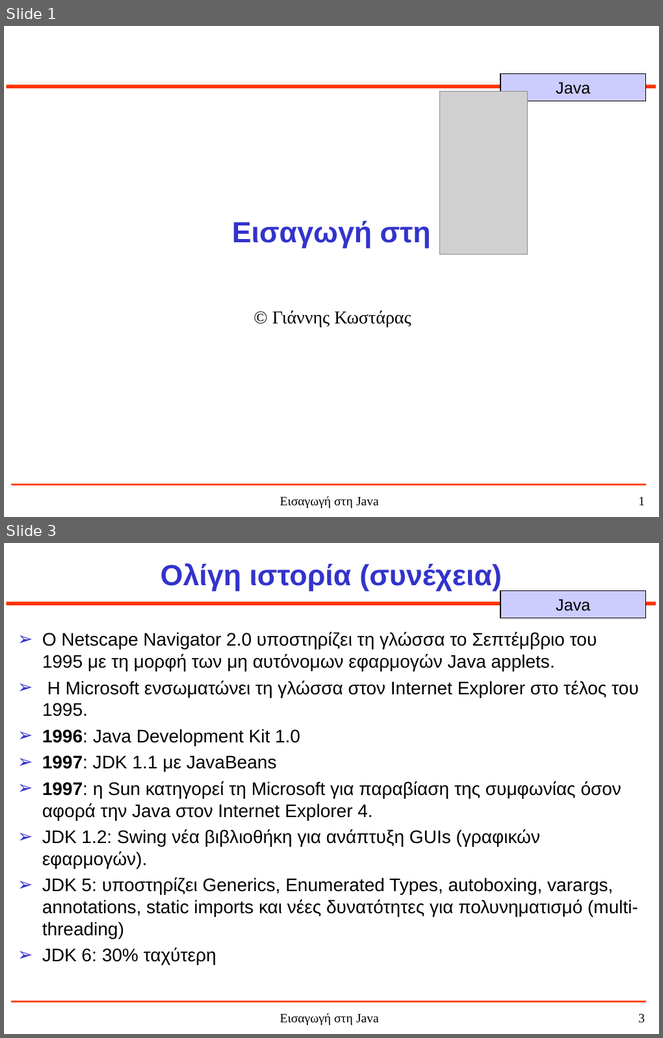
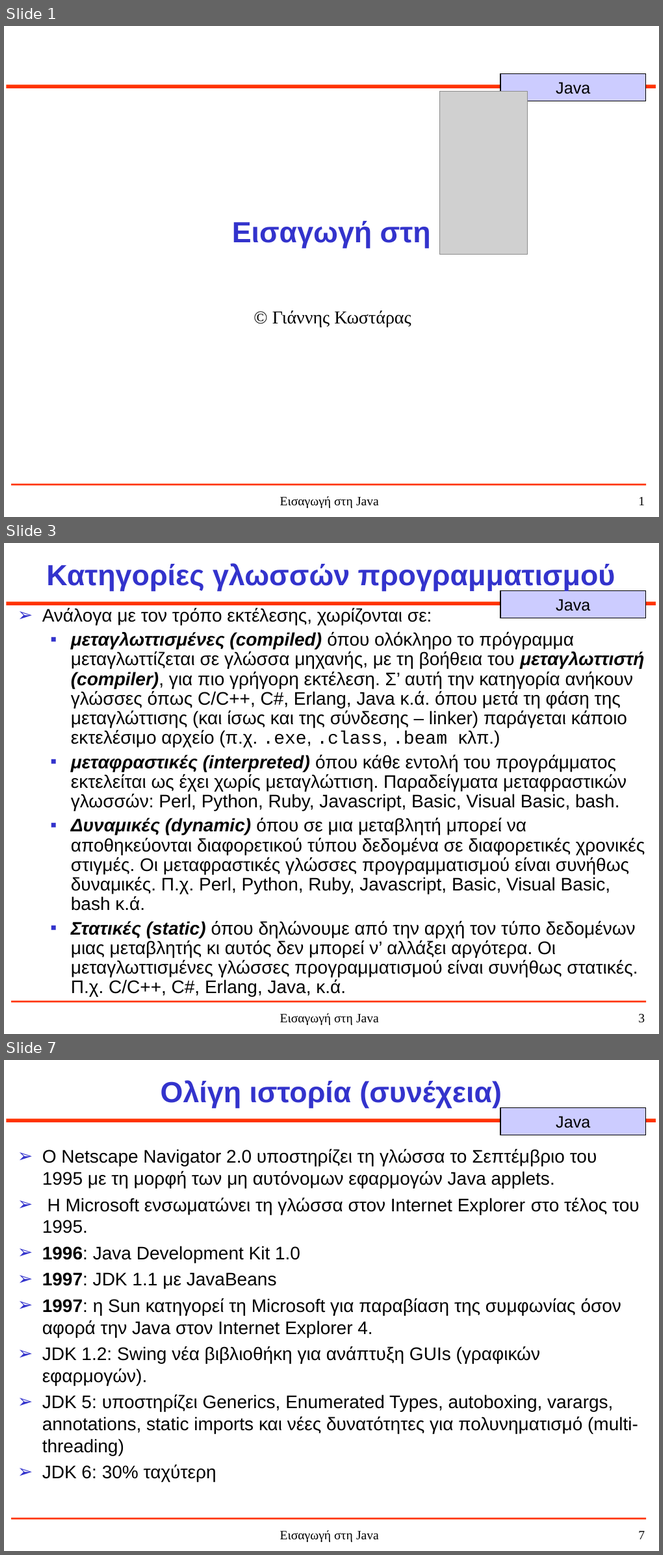
Before and after one commit to jkost/jkost.github.io, a slide deck: Java/slides/1-JavaHistory.ppt. Shown one above the other, each under a label of ours: slides 1 and 3 before the commit, slides 1, 3 and 7 after it; the slides between them are not shown. The pictures are 663x1038 and 663x1555 pixels, drawn with LibreOffice and Linux fonts; fonts in the diff are those of the drawing; grey boxes stand for pictures. Boxes give left, top, right and bottom in pixels: in the first picture for what was removed or moved away, otherwise in the second. Text is boxed around its words. In the diff, an @@ line names an element or a change of style, - is before the commit and + after.

```diff
--- a/Java/slides/1-JavaHistory.ppt
+++ b/Java/slides/1-JavaHistory.ppt
@@ slide 3 added at box(4, 543, 659, 1034), background #FFFFFF; not listed: 5 template elements that a slide beside it also shows @@
@@ title added at box(46, 563, 616, 591), 32 pt, text #3333CC, bold @@
+Κατηγορίες γλωσσών προγραμματισμού
@@ text added at box(42, 608, 645, 997), 20 pt, text #000000 @@
+➢ Ανάλογα με τον τρόπο εκτέλεσης, χωρίζονται σε:
+  ▪ μεταγλωττισμένες (compiled) όπου ολόκληρο το πρόγραμμα μεταγλωττίζεται σε γλώσσα μηχανής, με τη βοήθεια του μεταγλωττιστή (compiler), για πιο γρήγορη εκτέλεση. Σ’ αυτή την κατηγορία ανήκουν γλώσσες όπως C/C++, C#, Erlang, Java κ.ά. όπου μετά τη φάση της μεταγλώττισης (και ίσως και της σύνδεσης – linker) παράγεται κάποιο εκτελέσιμο αρχείο (π.χ. .exe, .class, .beam κλπ.)
+  ▪ μεταφραστικές (interpreted) όπου κάθε εντολή του προγράμματος εκτελείται ως έχει χωρίς μεταγλώττιση. Παραδείγματα μεταφραστικών γλωσσών: Perl, Python, Ruby, Javascript, Basic, Visual Basic, bash.
+  ▪ Δυναμικές (dynamic) όπου σε μια μεταβλητή μπορεί να αποθηκεύονται διαφορετικού τύπου δεδομένα σε διαφορετικές χρονικές στιγμές. Οι μεταφραστικές γλώσσες προγραμματισμού είναι συνήθως δυναμικές. Π.χ. Perl, Python, Ruby, Javascript, Basic, Visual Basic, bash κ.ά.
+  ▪ Στατικές (static) όπου δηλώνουμε από την αρχή τον τύπο δεδομένων μιας μεταβλητής κι αυτός δεν μπορεί ν’ αλλάξει αργότερα. Οι μεταγλωττισμένες γλώσσες προγραμματισμού είναι συνήθως στατικές. Π.χ. C/C++, C#, Erlang, Java, κ.ά.
@@ what was slide 3 is now slide 7 @@
@@ page number at box(638, 1531, 645, 1540): text changed @@
-3
+7
```
Also in this commit, not shown: 4 slides changed, 3 other slides added, 3 other files.
